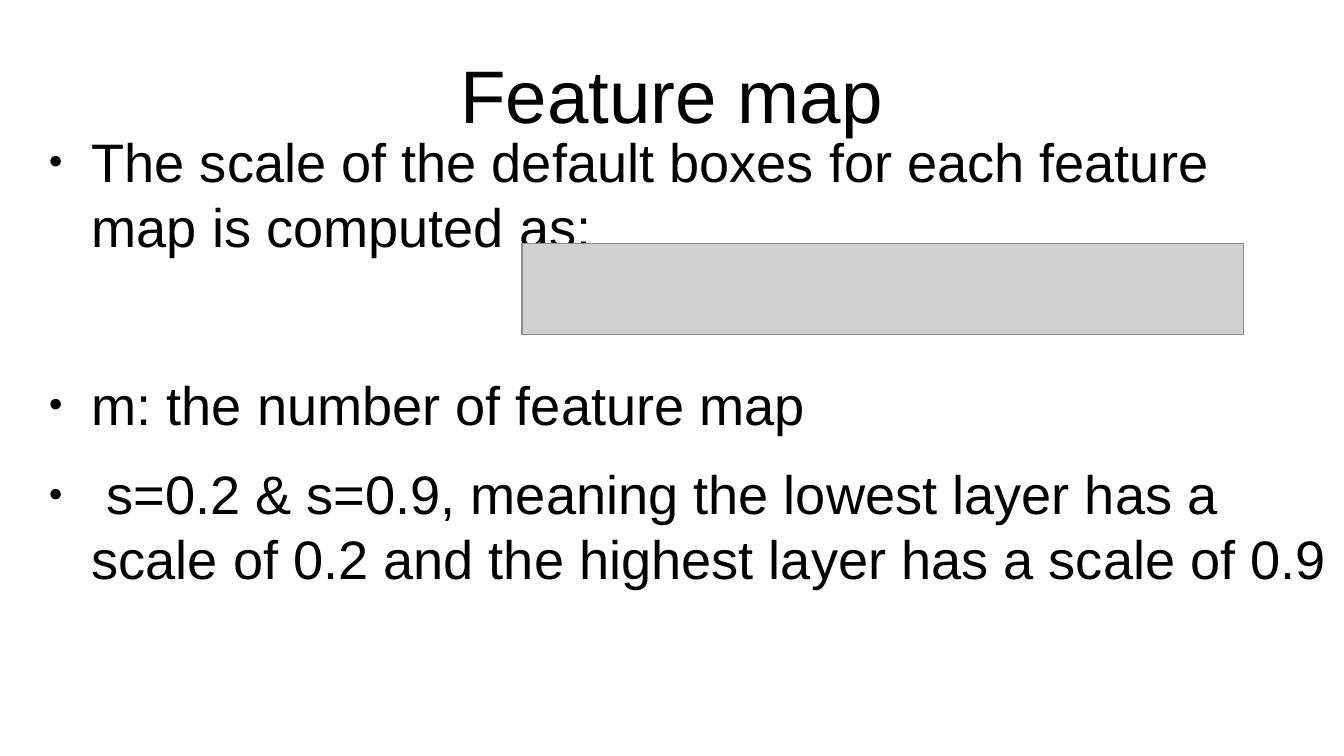
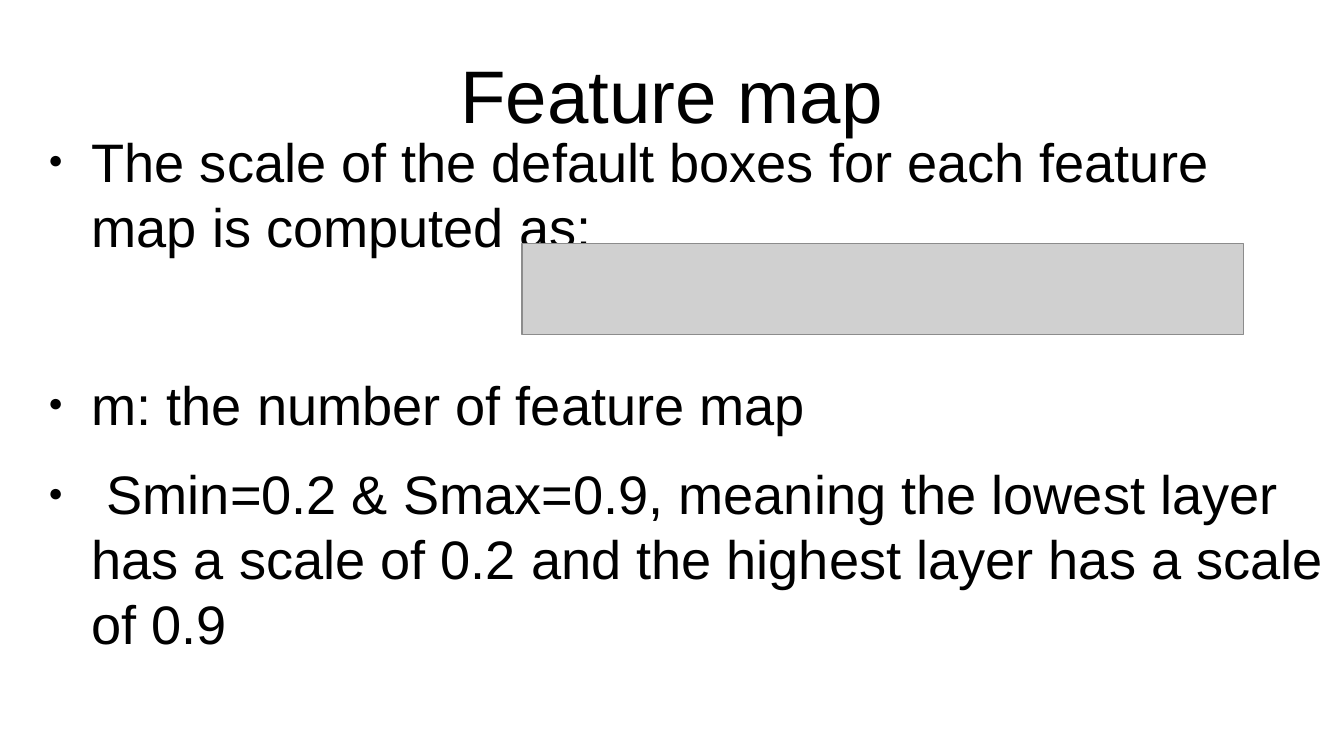
Before and after one commit to MinTimmy/MXNET, a slide deck: slide 11 of Final_Report/Report/Report1.odp (slide 9 before the commit). Drawn at 1344x756 pixels with LibreOffice and Linux fonts; fonts in the diff are those of the drawing; grey boxes stand for pictures. Boxes give left, top, right and bottom in pixels: in the first picture for what was removed or moved away, otherwise in the second. Text is boxed around its words. In the diff, an @@ line names an element or a change of style, - is before the commit and + after.

```diff
--- a/Final_Report/Report/Report1.odp
+++ b/Final_Report/Report/Report1.odp
@@ text at [92, 474, 1322, 645]: text changed @@
-● s=0.2 & s=0.9, meaning the lowest layer has a scale of 0.2 and the highest layer has a scale of 0.9
+● Smin=0.2 & Smax=0.9, meaning the lowest layer has a scale of 0.2 and the highest layer has a scale of 0.9
```
Also in this commit, not shown: 2 other slides changed, 5 slides added, 13 other files.
